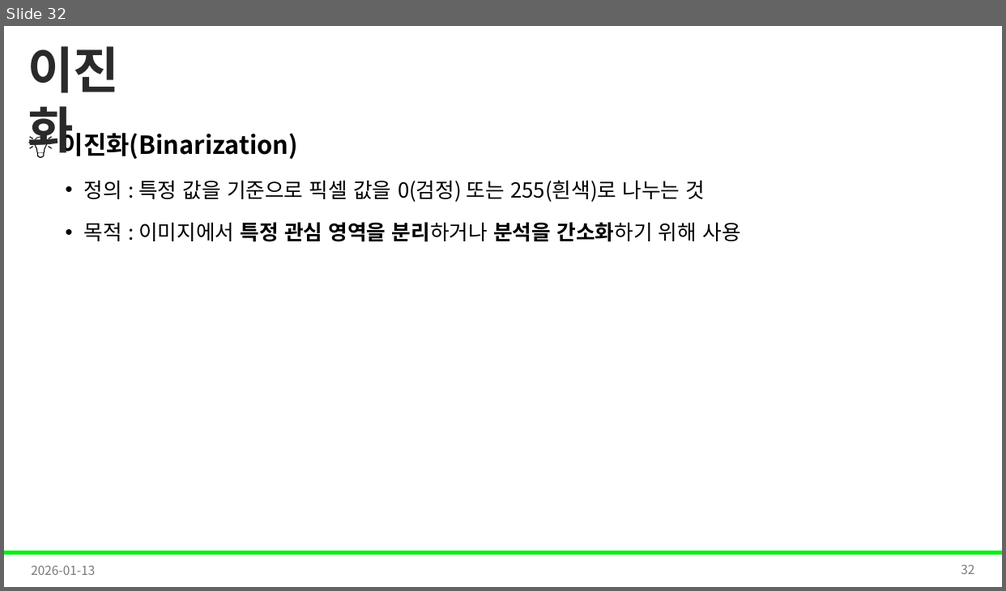
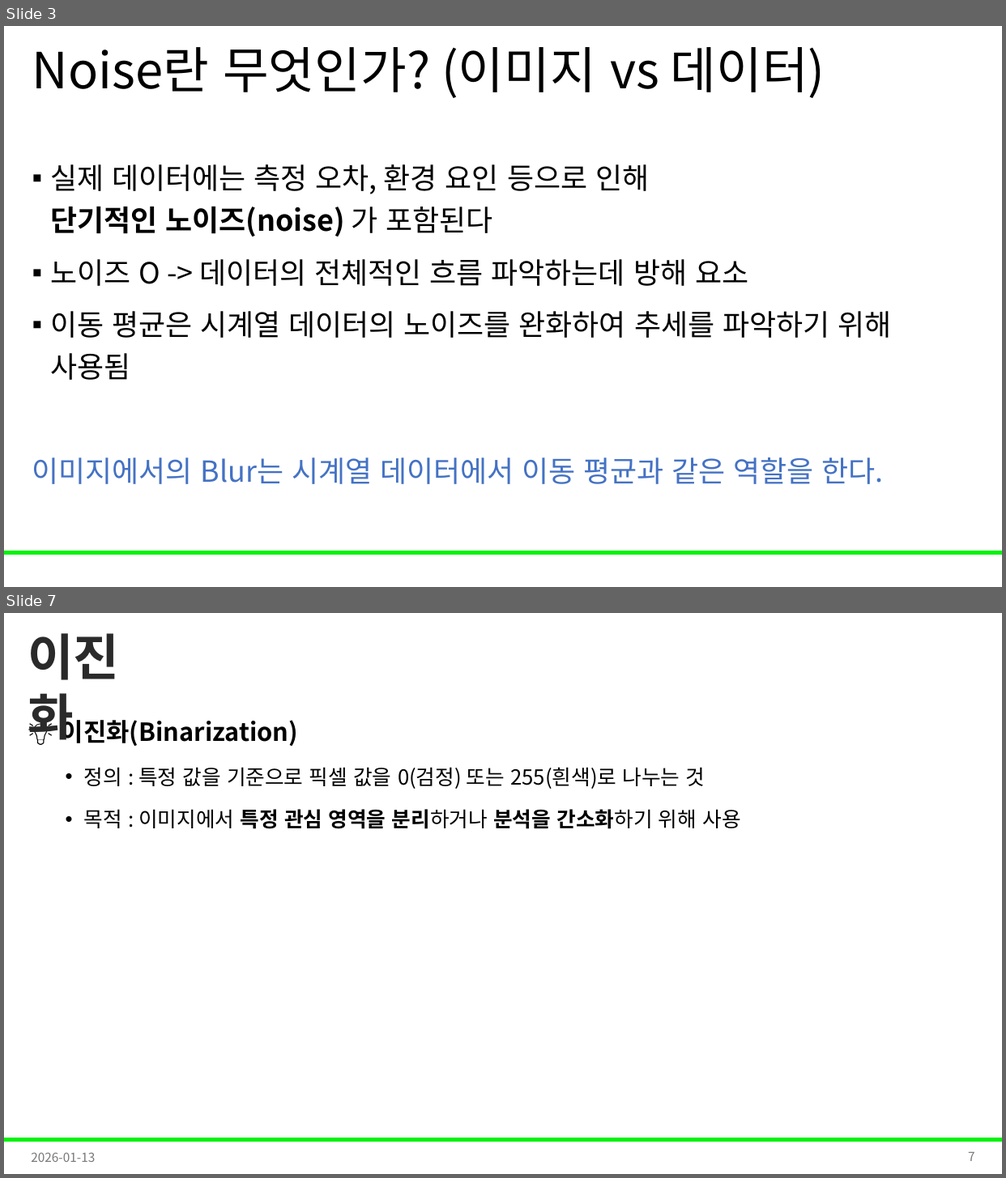
Before and after one commit to Leader-Lesson/KDT_RE_5th, a slide deck: material/5_AI/04_데이터 전처리와 EDA 기초.pptx. Shown one above the other, each under a label of ours: slide 32 before the commit, slides 3 and 7 after it; the slides between them are not shown. The pictures are 1006x591 and 1006x1178 pixels, drawn with LibreOffice and Linux fonts; fonts in the diff are those of the drawing; background and template pictures are left out. Boxes give left, top, right and bottom in pixels: in the first picture for what was removed or moved away, otherwise in the second. Text is boxed around its words. In the diff, an @@ line names an element or a change of style, - is before the commit and + after.

Commit message:
데이터분석 ppt 제작

```diff
--- a/material/5_AI/04_데이터 전처리와 EDA 기초.pptx
+++ b/material/5_AI/04_데이터 전처리와 EDA 기초.pptx
@@ slide 3 added at [4,26,1002,587], background #FFFFFF; not listed: 1 template element that a slide beside it also shows @@
@@ title added at [32,47,825,98], 48 pt, text #000000 @@
+Noise란 무엇인가? (이미지 vs 데이터)
@@ text added at [32,165,891,484], 28 pt, text #000000 @@
+▪ 실제 데이터에는 측정 오차, 환경 요인 등으로 인해
+  단기적인 노이즈(noise) 가 포함된다
+▪ 노이즈 O -> 데이터의 전체적인 흐름 파악하는데 방해 요소
+▪ 이동 평균은 시계열 데이터의 노이즈를 완화하여 추세를 파악하기 위해 사용됨
+이미지에서의 Blur는 시계열 데이터에서 이동 평균과 같은 역할을 한다.
@@ what was slide 32 is now slide 7 @@
@@ page number at [968,1152,975,1161]: text changed @@
-32
+7
```
Also in this commit, not shown: 5 slides changed, 2 other slides added, 36 slides removed.
